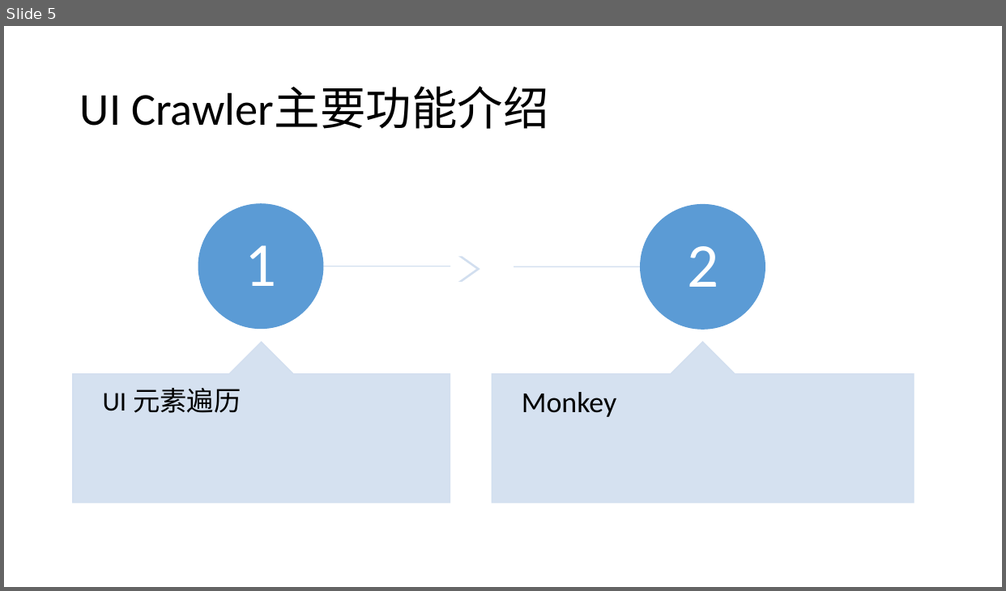
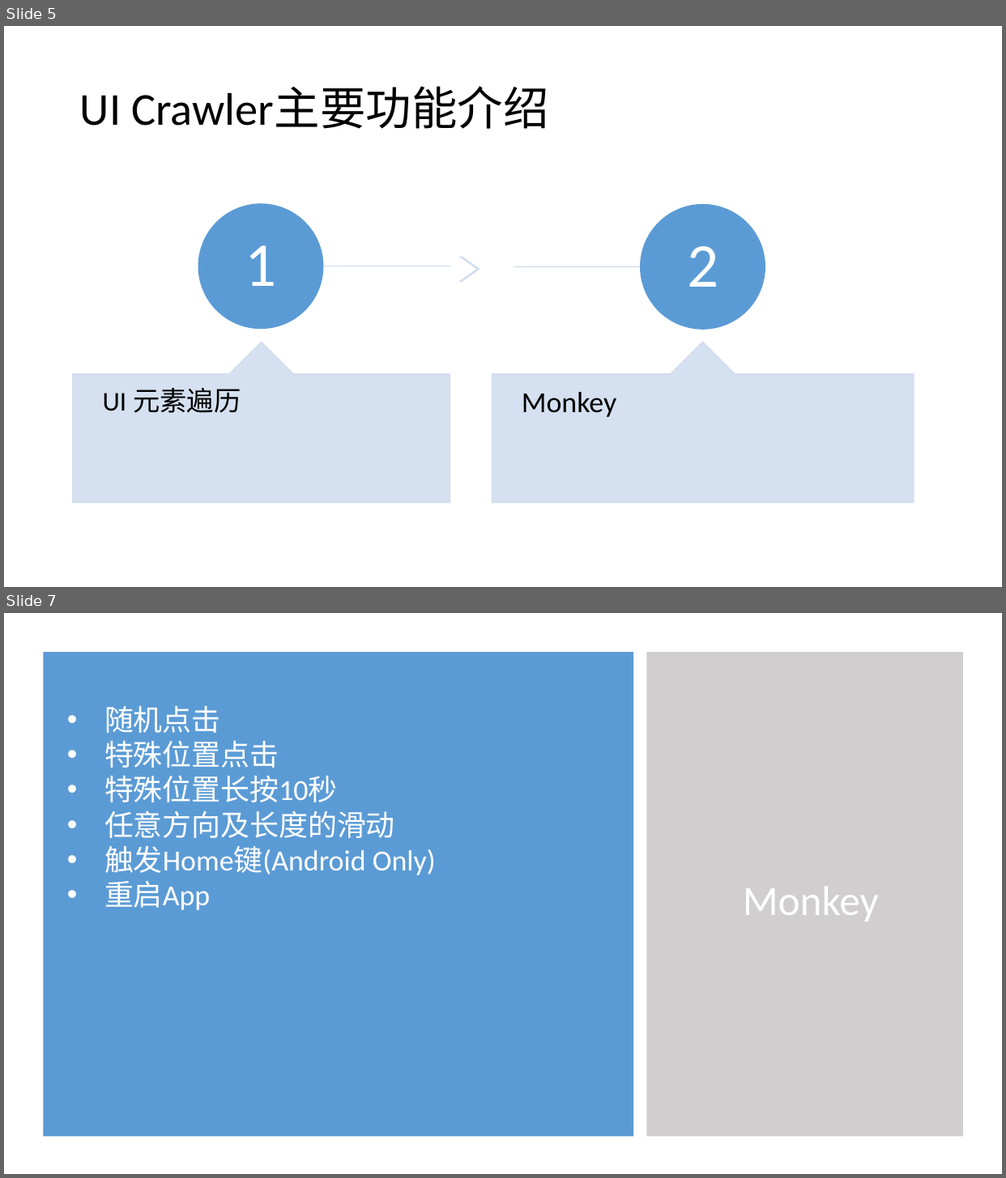
Before and after one commit to lgxqf/UICrawler, a slide deck: doc/UICrawler.pptx. Shown one above the other, each under a label of ours: slide 5 before the commit, slides 5 and 7 after it; the slides between them are not shown. The pictures are 1006x591 and 1006x1178 pixels, drawn with LibreOffice and Linux fonts; fonts in the diff are those of the drawing. Boxes give left, top, right and bottom in pixels: in the first picture for what was removed or moved away, otherwise in the second. Text is boxed around its words. In the diff, an @@ line names an element or a change of style, - is before the commit and + after.

```diff
--- a/doc/UICrawler.pptx
+++ b/doc/UICrawler.pptx
@@ slide 7 added at [4, 613, 1002, 1174], background #FFFFFF @@
@@ rectangle added at [43, 652, 633, 1136], fill #5B9BD5 @@
@@ rectangle added at [647, 652, 964, 1136], fill #D0CECE @@
@@ text added at [104, 706, 436, 910], 28 pt, text #FFFFFF @@
+• 随机点击
+• 特殊位置点击
+• 特殊位置长按10秒
+• 任意方向及长度的滑动
+• 触发Home键(Android Only)
+• 重启App
@@ title added at [743, 887, 879, 922], 40 pt, text #FFFFFF @@
+Monkey
```
Also in this commit, not shown: 2 slides changed, 7 other slides added, 1 other file.
